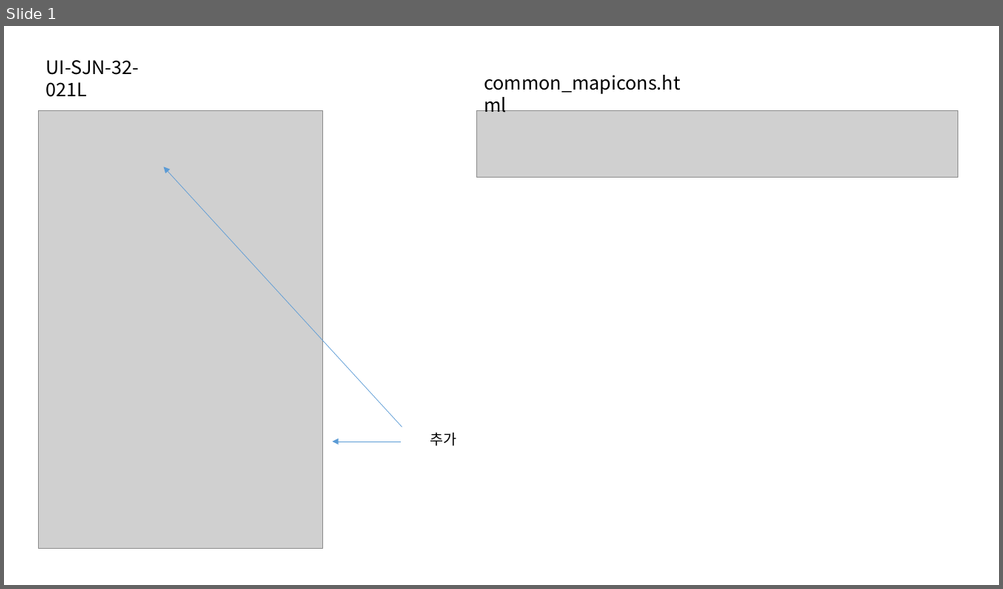
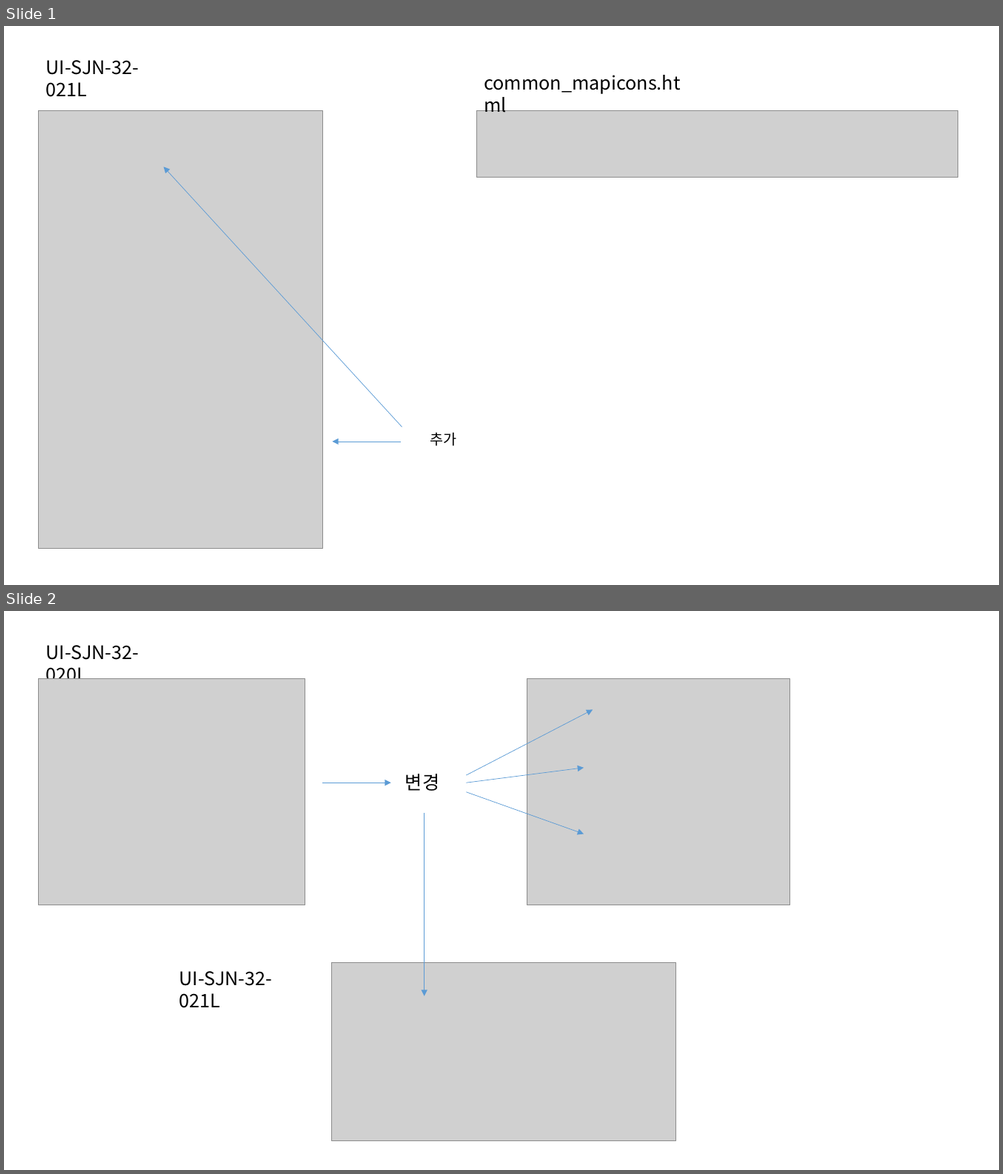
Before and after one commit to jeoungGyy/sejong, a slide deck: ppt/04-13.pptx. Shown one above the other, each under a label of ours: slide 1 before the commit, slides 1 and 2 after it. The pictures are 1003x589 and 1003x1174 pixels, drawn with LibreOffice and Linux fonts; fonts in the diff are those of the drawing; grey boxes stand for pictures. Boxes give left, top, right and bottom in pixels: in the first picture for what was removed or moved away, otherwise in the second. Text is boxed around its words. In the diff, an @@ line names an element or a change of style, - is before the commit and + after.

```diff
--- a/ppt/04-13.pptx
+++ b/ppt/04-13.pptx
@@ slide 2 added at <box>4,611,999,1170</box>, background #FFFFFF @@
@@ text added at <box>46,645,139,679</box>, 18 pt, text #000000 @@
+UI-SJN-32-020L
@@ picture added at <box>38,679,304,905</box> @@
@@ picture added at <box>527,679,790,905</box> @@
@@ arrow added from (466, 775) to (593, 709), #5B9BD5 0.5 pt @@
@@ arrow added from (323, 783) to (391, 783), #5B9BD5 0.5 pt @@
@@ text added at <box>405,774,439,791</box>, 18 pt, text #000000 @@
+변경
@@ arrow added from (466, 783) to (583, 768), #5B9BD5 0.5 pt @@
@@ arrow added from (466, 792) to (583, 834), #5B9BD5 0.5 pt @@
@@ arrow added from (424, 813) to (424, 997), #5B9BD5 0.5 pt @@
@@ picture added at <box>332,963,676,1142</box> @@
@@ text added at <box>179,971,273,1008</box>, 18 pt, text #000000 @@
+UI-SJN-32-021L
```
Also in this commit, not shown: 3 other slides added, 4 other files.
